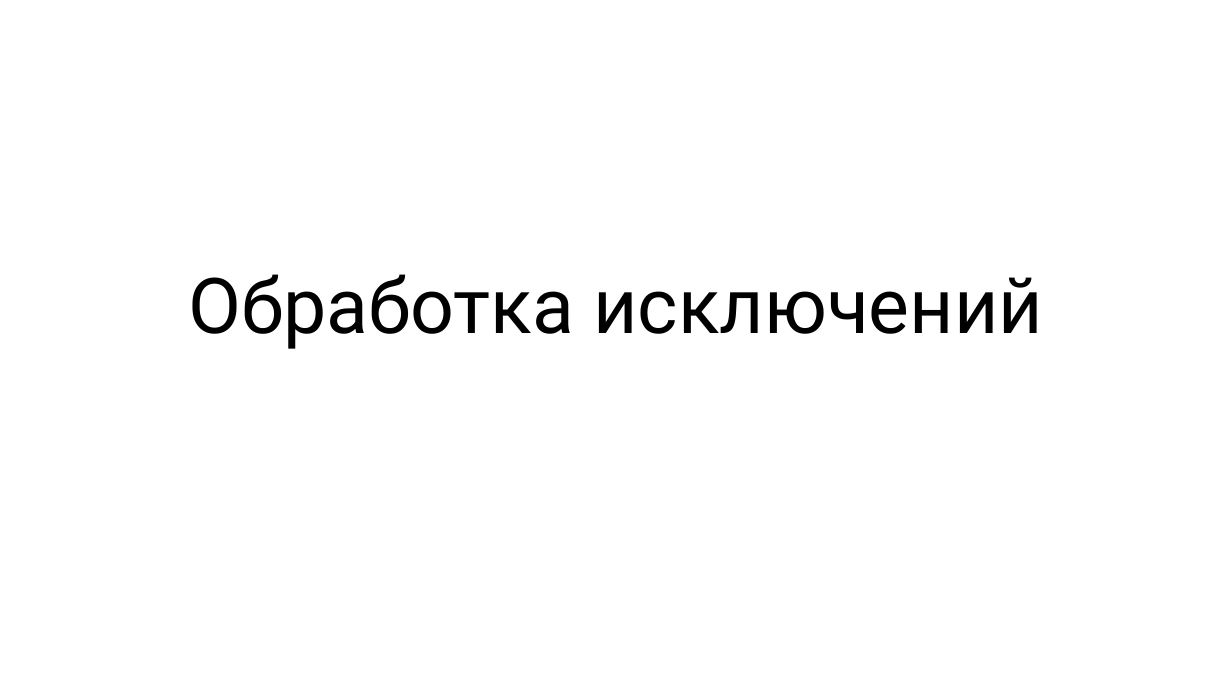
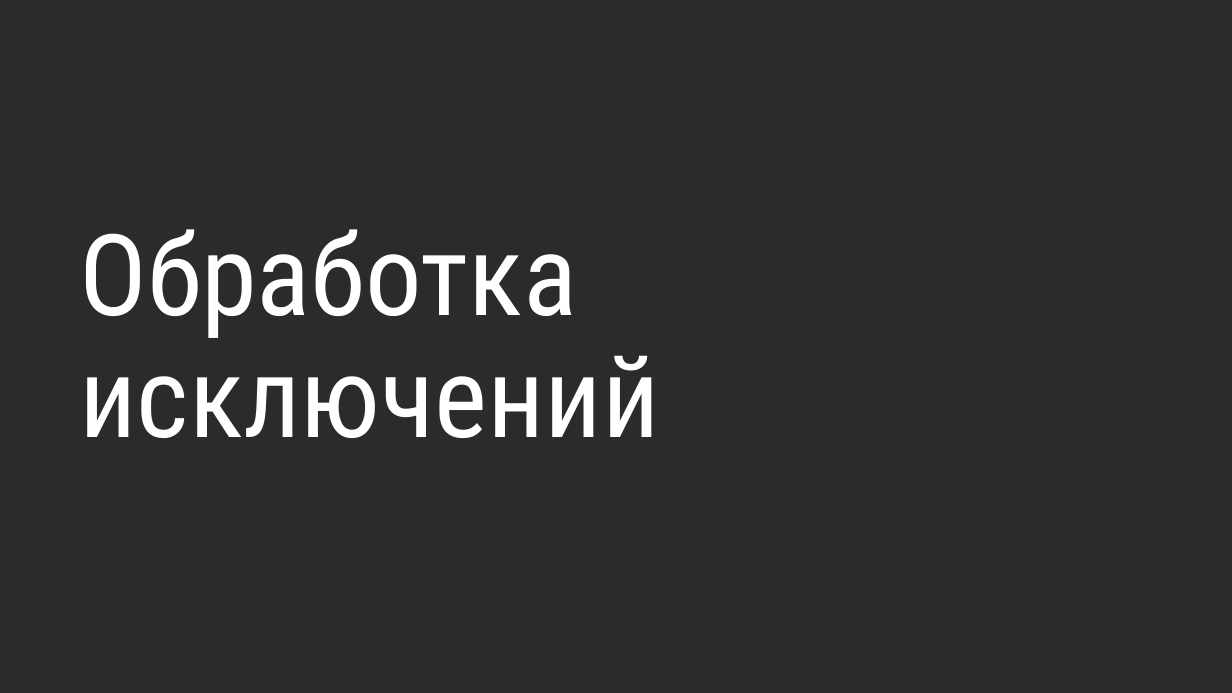
Before and after one commit to alexey-malov/oop, a slide deck: slide 1 of lectures/05/Обработка ошибок и исключительных ситуаций.pptx. Drawn at 1232x693 pixels with LibreOffice and Linux fonts; fonts in the diff are those of the drawing; background and template pictures are left out; a plain dark background stands for a picture behind light text. Boxes give left, top, right and bottom in pixels: in the first picture for what was removed or moved away, otherwise in the second. Text is boxed around its words. In the diff, an @@ line names an element or a change of style, - is before the commit and + after.

Commit message:
обновил презентацию по обработке исключений

```diff
--- a/lectures/05/Обработка ошибок и исключительных ситуаций.pptx
+++ b/lectures/05/Обработка ошибок и исключительных ситуаций.pptx
@@ background #FFFFFF to picture (left out) @@
@@ title "Обработка исключений": place and size @@
-title "Обработка исключений" at (188,274,1043,349)
+title "Обработка исключений" at (80,229,660,438)
@@ title "Обработка исключений" at (80,229,660,438): size 60 to 88 pt, font Roboto to Roboto Condensed, text colour #000000 to #FFFFFF; alignment centre to left @@
```
Also in this commit, not shown: 13 other slides changed, 1 other file.
